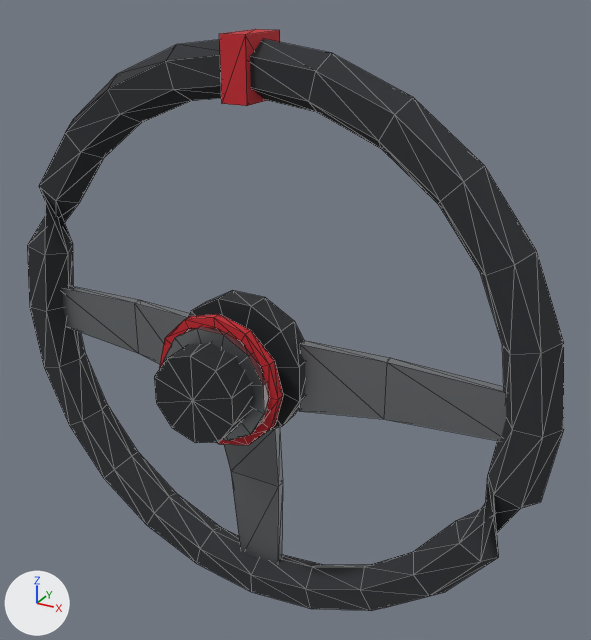
The glTF model assets/parts/interior/quick_release_wheel/kaze_gt.glb as it was, and as the next commit left it.
Camera for both pictures: a 50 mm lens placed at (0.247, -0.329, 0.228), pointed at (0.027, 0.072, 0.028). Every picture has the same lights, and +X, +Y and +Z are marked at lower left. The first picture is the older version. Mesh edges are drawn as thin lines. Where no turn or scale is listed for an object, it has been applied to the vertices. Vertices at exactly the same position are counted once.

Names of what the first picture shows: 'model'.
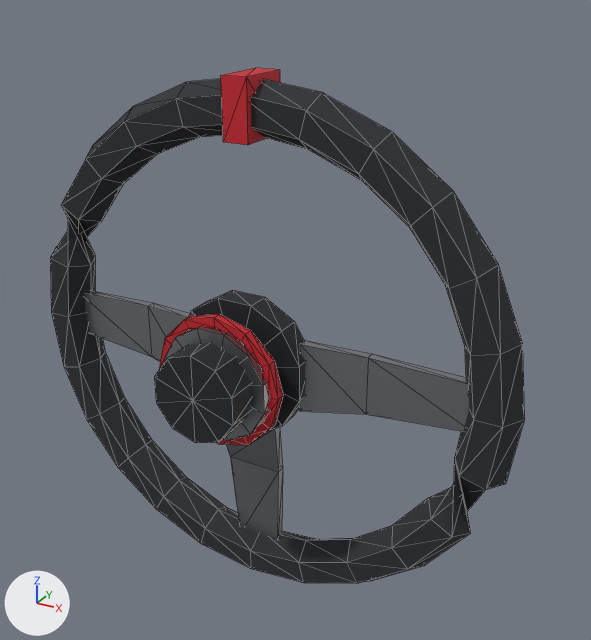
Where the newer file only moved an object's origin or applied its transform, the numbers keep the older frame.

Location of each change, [x1, y1, x2, y2] in pixels of the pictures (591 x 640 px; the box of a moved part takes in the faces that stretch with it):
'model', reshaped (12% narrower, 11% shorter): before [27, 29, 564, 611]; after [50, 68, 525, 583]
part 1 of me_model, moved or reshaped: before [219, 29, 280, 106]; after [221, 68, 280, 145]
part 2 of me_model, moved or reshaped: before [27, 39, 564, 611]; after [50, 79, 525, 583]

The change in detail:
me_model is used by ob_model.
me_model had 340 vertices, 652 faces and spanned x -0.191..0.191, y -0.044..0.044, z -0.192..0.192.
me_model now has 340 vertices, 652 faces and spans x -0.17..0.17, y -0.044..0.044, z -0.171..0.171.
me_model part 1: the loose piece of 8 vertices spanning x -0.008..0.008, y 0.008..0.044, z 0.156..0.192 is moved by (0.0, 0.0, -0.021).
me_model part 2: 171 of 340 vertices moved; they spanned x -0.191..0.191, y 0.012..0.04, z -0.192..0.19 and now span x -0.17..0.17, y 0.012..0.04, z -0.171..0.169; mean shift (0.0, 0.0, 0.001); largest move (0.0, 0.026, 0.158) -> (0.0, 0.026, 0.137).
